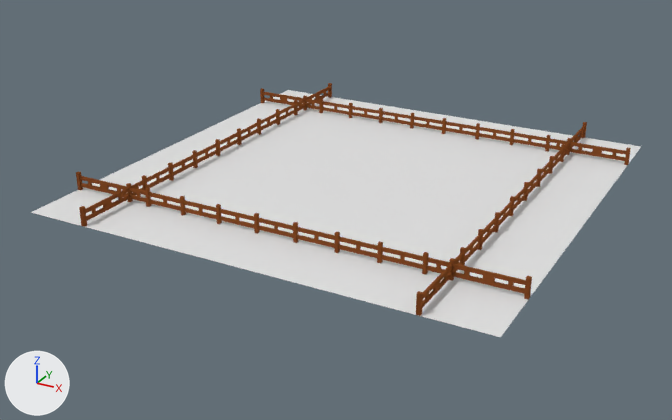
The Blender file Assets/prefabs/EscenarioJuego/EscenarioJuego.blend: old version first, new version second.
One viewpoint serves both versions: a camera (50 mm lens) standing at (21.1, -41.3, 17.9) and looking at (-0.8, -1.5, -2.0). Every picture has the same lights, and +X, +Y and +Z are marked at lower left.

The first picture shows 'Ground', 'fenceCut.001'.
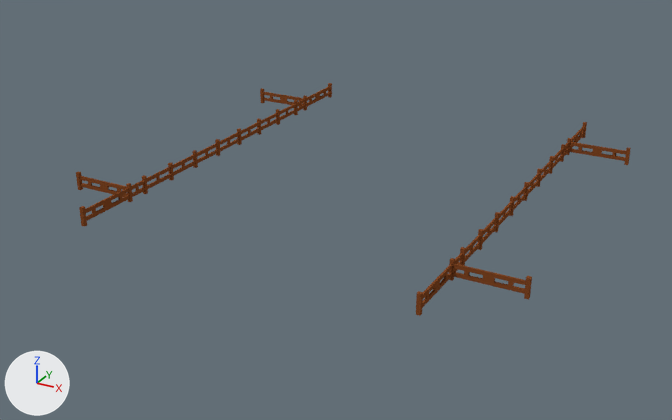
Where the change shows, as pixel boxes (x1, y1, x2, y2) in the pictures (672 x 420 px):
'Ground', hidden
    before: (31, 90, 641, 337)
part 1 of me_fence_021, deleted (brown)
    before: (130, 98, 567, 274)
part 2 of me_fence_021, deleted (brown)
    before: (145, 98, 550, 274)
part 3 of me_fence_021, deleted (brown)
    before: (180, 103, 515, 264)
part 4 of me_fence_021, deleted (brown)
    before: (216, 108, 480, 253)
part 5 of me_fence_021, deleted (brown)
    before: (254, 113, 446, 243)

The change in detail:
me_fence_021 has 418 vertices, 686 faces and spans x 0.0..5.24, y -5.24..0.0, z -0.19..0.19.
me_fence_021 is used by ob_fencecut_001; location (0.0, 0.0, 0.0); rotation (0.0, 0.0, 3.142), in degrees (0, 0, 180); scale (2.29, 2.29, 2.5).
me_fence_021 part 1: the loose piece of 32 vertices spanning x 3.21..3.73, y -3.8..-3.73, z -0.19..0.19 is deleted.
me_fence_021 part 2: the loose piece of 32 vertices spanning x 2.36..3.28, y -3.8..-3.73, z -0.19..0.19 is deleted.
me_fence_021 part 3: the loose piece of 32 vertices spanning x 1.43..2.35, y -3.8..-3.73, z -0.19..0.19 is deleted.
me_fence_021 part 4: the loose piece of 32 vertices spanning x 0.5..1.43, y -3.8..-3.73, z -0.19..0.19 is deleted.
me_fence_021 part 5: the loose piece of 30 vertices spanning x 0.0..0.5, y -3.8..-3.73, z -0.19..0.19 is deleted.
Object 'Ground' (ob_ground) is now hidden.
